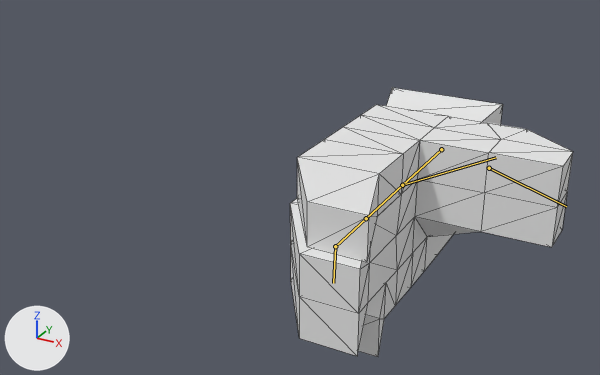
An edit to the glTF model assets/tools/hand.glb, drawn before and after from the same camera.
Rendered twice from a 50 mm lens placed at (0.664, -1.643, 1.081), pointed at (-0.251, 0.021, 0.25). Lighting does not change. The marker at lower left points along +X, +Y and +Z. The picture after the commit comes second. The bones that bend it are drawn over the model as lines. Mesh edges are drawn as thin lines.

The first picture shows 'hand'.
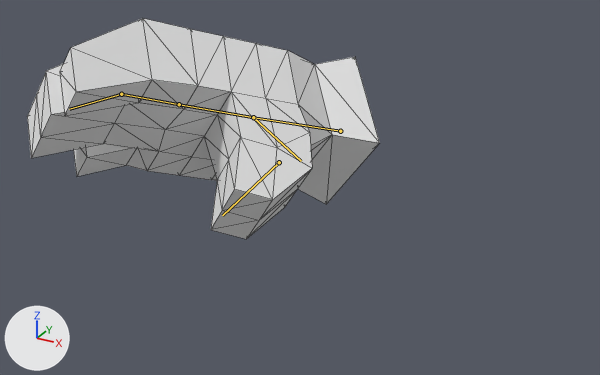
The newer file adds an action. The first version stands in its rest pose; the second is drawn at frame 8 of the action 'use'.

Changed parts and their boxes [x1, y1, x2, y2] in the pictures (600 x 375 px):
'hand', posed (25% wider, 18% shorter)
    before: [290, 88, 573, 357]
    after: [27, 18, 380, 239]
bone 'wrist', root to tip
    before: (441, 149) to (402, 185)
    after: (340, 131) to (253, 117)
bone 'palm', root to tip
    before: (402, 185) to (366, 218)
    after: (253, 117) to (179, 104)
bone 'finger1', root to tip
    before: (366, 218) to (335, 246)
    after: (179, 104) to (121, 94)
bone 'finger2', root to tip
    before: (335, 246) to (333, 283)
    after: (121, 94) to (69, 109)
bone 'thumb1', root to tip
    before: (402, 185) to (496, 157)
    after: (253, 117) to (301, 161)
bone 'thumb2', root to tip
    before: (489, 168) to (566, 206)
    after: (279, 162) to (222, 215)

The change in detail:
Bone 'wrist' (bone_wrist) moves from (0.0, 0.0, 0.0) to (-0.312, 0.0, 0.0).
Bone 'wrist' (bone_wrist) turns from (0, 0, 0) to (-20, -33, 49) degrees about its own x, y and z.
Bone 'palm' (bone_palm) turns from (0, 0, 0) to (0, 0, 1) degrees about its own x, y and z.
Bone 'finger1' (bone_finger1) turns from (0, 0, 0) to (-1, 0, -1) degrees about its own x, y and z.
Bone 'finger2' (bone_finger2) turns from (0, 0, 0) to (0, -2, -5) degrees about its own x, y and z.
Bone 'thumb1' (bone_thumb1) turns from (0, 0, 0) to (0, 3, -4) degrees about its own x, y and z.
Bone 'thumb2' (bone_thumb2) turns from (0, 0, 0) to (2, 1, 19) degrees about its own x, y and z.
